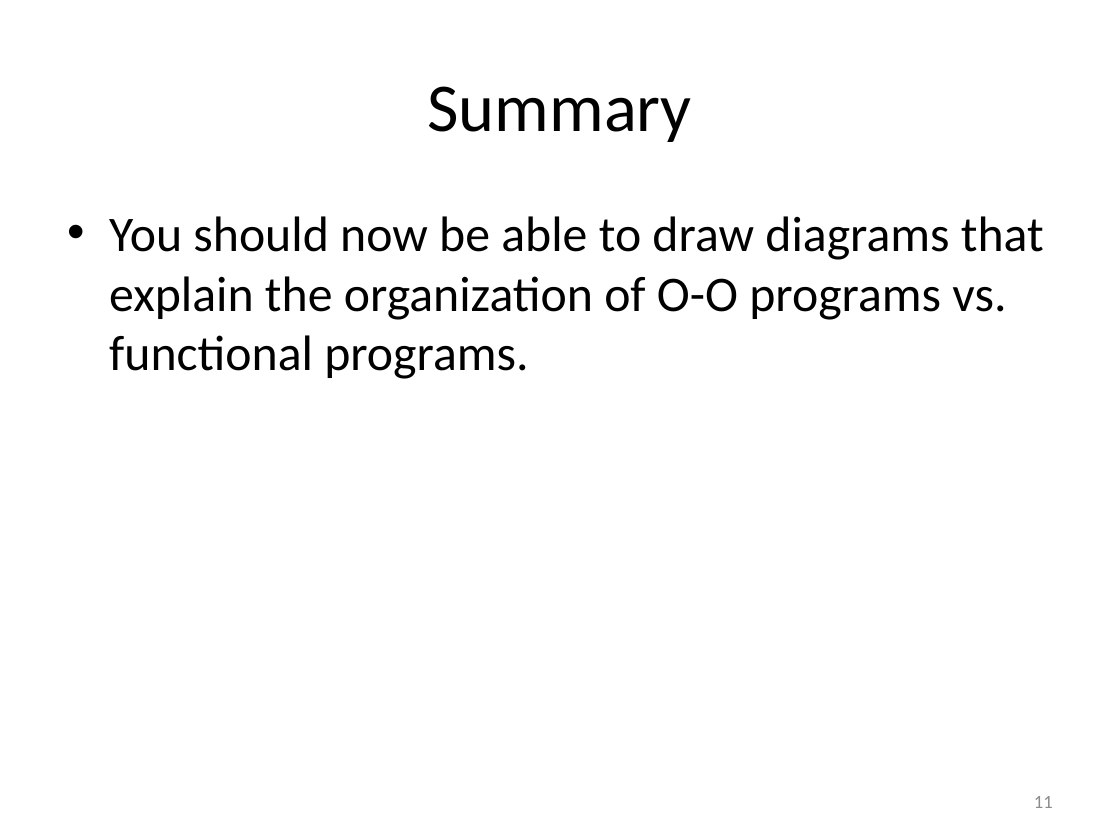
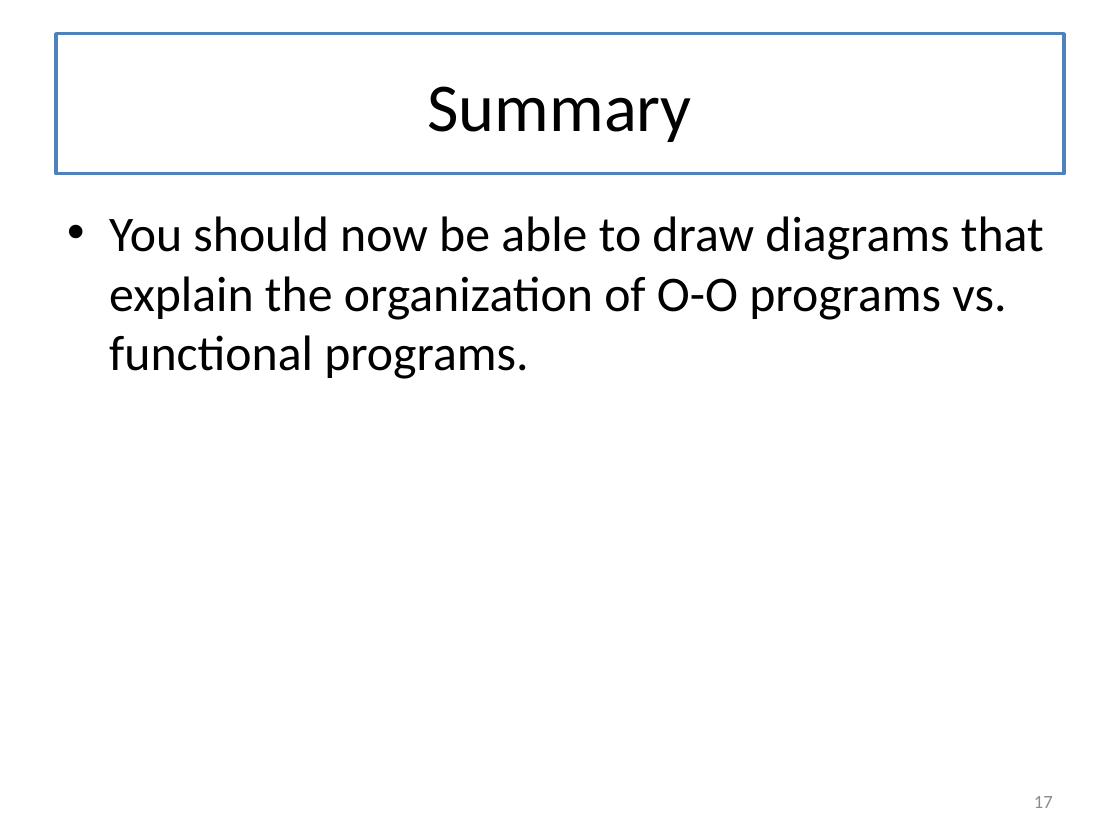
Before and after one commit to mwand/cs5010f16, a slide deck: slide 17 of Slides/Lesson 9.3 Functions vs Classes.pptx (slide 11 before the commit). Drawn at 1120x840 pixels with LibreOffice and Linux fonts; fonts in the diff are those of the drawing. Boxes give left, top, right and bottom in pixels: in the first picture for what was removed or moved away, otherwise in the second. Text is boxed around its words. In the diff, an @@ line names an element or a change of style, - is before the commit and + after.

```diff
--- a/Slides/Lesson 9.3 Functions vs Classes.pptx
+++ b/Slides/Lesson 9.3 Functions vs Classes.pptx
@@ title "Summary": place and size @@
-title "Summary" at [427,86,691,142]
+title "Summary" at [56,34,1064,174]
@@ title "Summary" at [56,34,1064,174]: fill none to #FFFFFF; outline none to #4F81BD 2.25 pt @@
@@ page number at [1034,796,1053,808]: text changed @@
-11
+17
```
Also in this commit, not shown: 11 other slides changed, 6 slides added, 10 other files.
